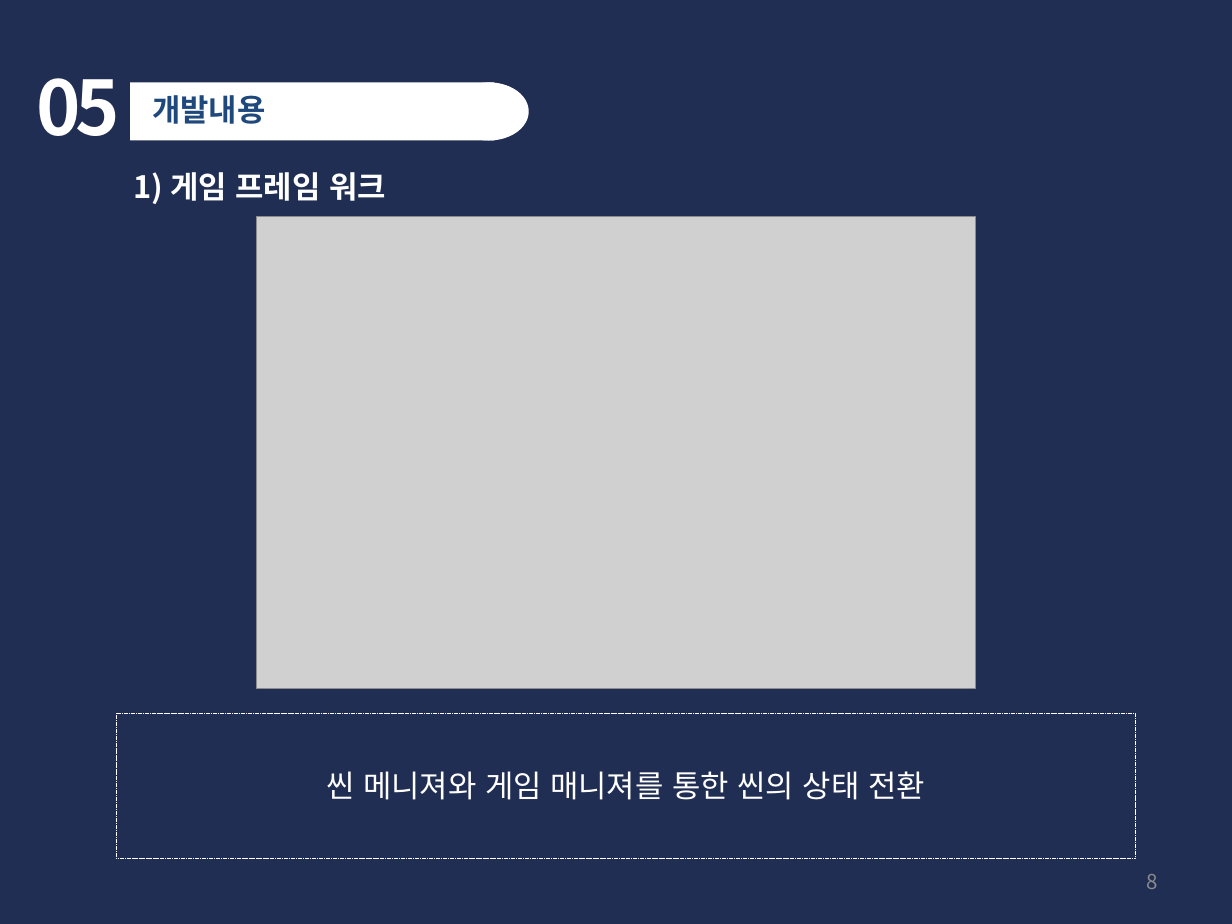
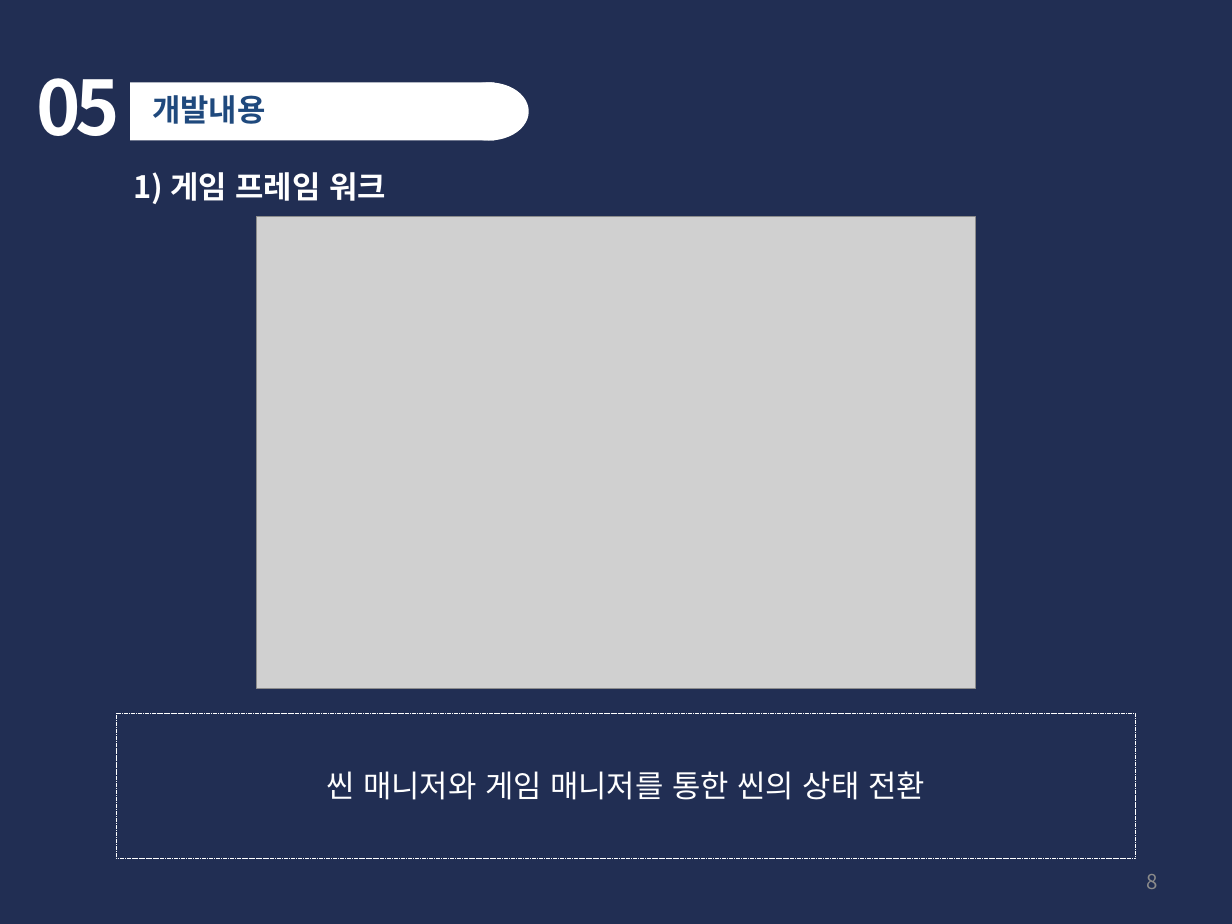
Before and after one commit to SuperHong94/Graduation_Project, a slide deck: slide 8 of plan/중간 발표.pptx. Drawn at 1232x924 pixels with LibreOffice and Linux fonts; fonts in the diff are those of the drawing; grey boxes stand for pictures. Boxes give left, top, right and bottom in pixels: in the first picture for what was removed or moved away, otherwise in the second. Text is boxed around its words. In the diff, an @@ line names an element or a change of style, - is before the commit and + after.

```diff
--- a/plan/중간 발표.pptx
+++ b/plan/중간 발표.pptx
@@ text in rectangle at box(326, 771, 925, 800): text changed @@
-씬 메니져와 게임 매니져를 통한 씬의 상태 전환
+씬 매니저와 게임 매니저를 통한 씬의 상태 전환
```
Also in this commit, not shown: 3 other slides changed, 2 slides added, 21 other files.
